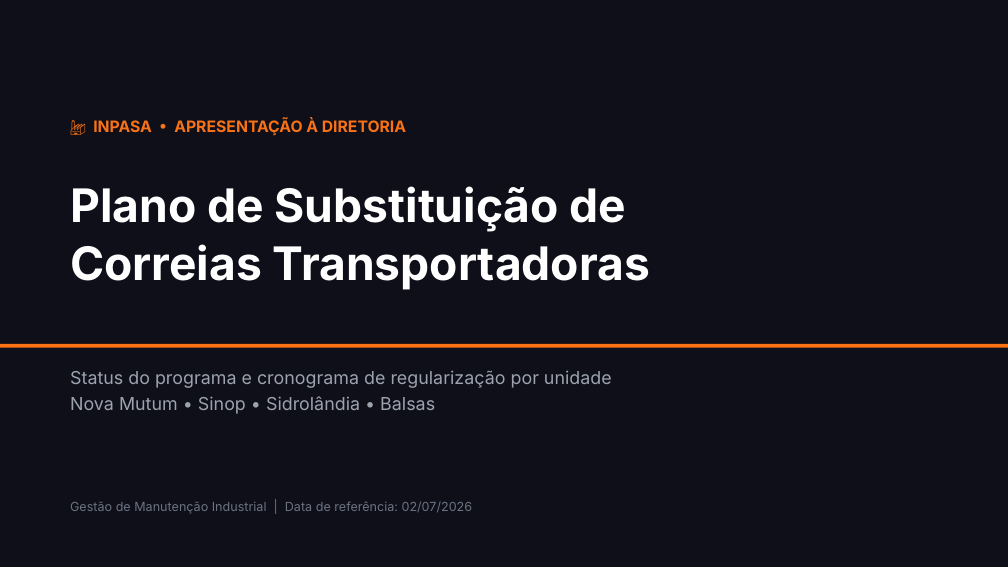
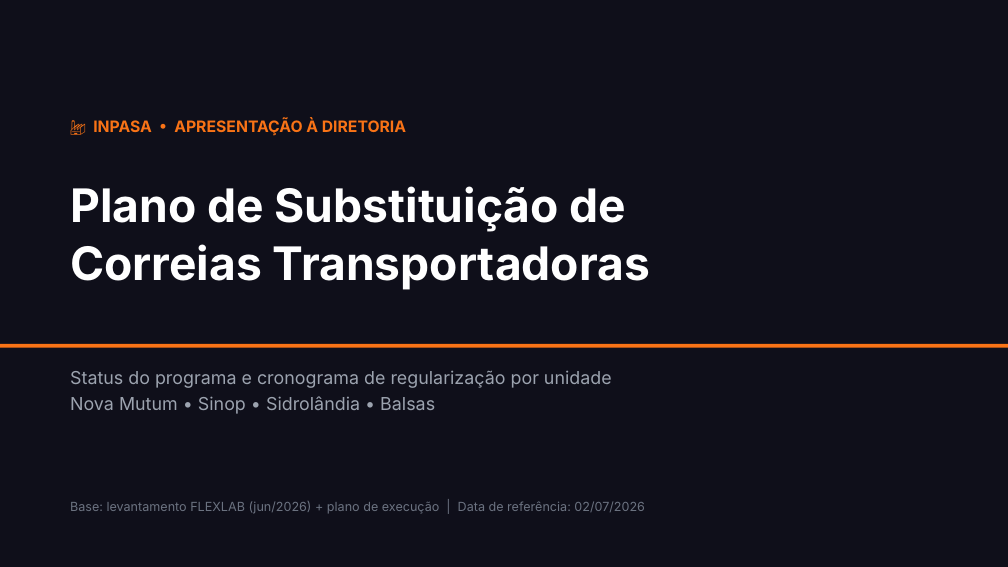
Before and after one commit to ItielGoncalves/ICG2025, a slide deck: slide 1 of plano_seguranca/Apresentacao_Estrategica_Correias_INPASA.pptx. Drawn at 1008x567 pixels with LibreOffice and Linux fonts; fonts in the diff are those of the drawing. Boxes give left, top, right and bottom in pixels: in the first picture for what was removed or moved away, otherwise in the second. Text is boxed around its words. In the diff, an @@ line names an element or a change of style, - is before the commit and + after.

```diff
--- a/plano_seguranca/Apresentacao_Estrategica_Correias_INPASA.pptx
+++ b/plano_seguranca/Apresentacao_Estrategica_Correias_INPASA.pptx
@@ text at (70,501,645,514): text changed @@
-Gestão de Manutenção Industrial | Data de referência: 02/07/2026
+Base: levantamento FLEXLAB (jun/2026) + plano de execução | Data de referência: 02/07/2026
```
Also in this commit, not shown: 3 other slides changed, 1 slide added, 1 slide removed, 5 other files.
